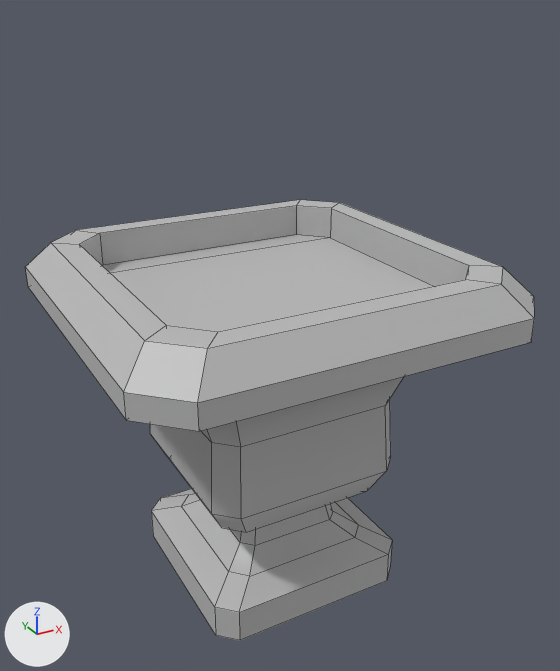
An edit to the FBX model Project/RogueLike-SmoothBrain/Assets/SampleSceneAssets/Art/Meshs/Dungeon_Room/Meshes/MESH_FlowerPot.fbx, drawn before and after from the same camera.
Both versions are drawn from a camera (50 mm lens) standing at (-0.01036, -0.0197, 0.01808) and looking at (0.00032, -0.00028, 0.00837). Arrows for +X, +Y and +Z are at lower left; the lights stay in place. Mesh edges are drawn as thin lines. Where no turn or scale is listed for an object, it has been applied to the vertices.

The older version as bpy lines, for what is in view:
```python
me_mesh = bpy.data.meshes.new('Mesh')
me_mesh.from_pydata(...)  # 136 vertices, 123 faces; spans x -0.0061..0.0061, y -0.0061..0.0061, z 0.0..0.01098
me_mesh.materials.append(mat_mat_wallfountain_flowerpot_tablefeast_tablecloth_plate_tankard)  # grey #bcbcbc
ob_mesh_flowerpot = bpy.data.objects.new('MESH_FlowerPot', me_mesh)
ob_mesh_flowerpot.location = (0.0, 0.0, 0.0)
```
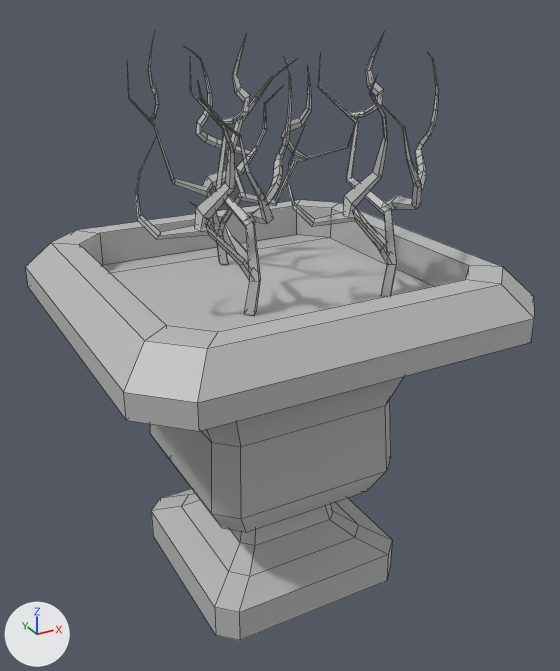
Boxes (x1, y1, x2, y2) around the edits, measured in the pictures (560 x 671 px):
'MESH_FlowerPot', reshaped (38% taller): before (25, 200, 534, 641); after (25, 33, 534, 641)
part 1 of me_mesh, added: after (127, 33, 439, 316)

What the commit changed:
me_mesh is used by ob_mesh_flowerpot; location (0.0, 0.0, 0.0).
me_mesh had 136 vertices, 123 faces and spanned x -0.0061..0.0061, y -0.0061..0.0061, z 0.0..0.01098.
me_mesh now has 816 vertices, 717 faces and spans x -0.0061..0.0061, y -0.0061..0.0061, z 0.0..0.01715.
me_mesh part 1: 680 vertices added at x -0.00414..0.00398, y -0.00382..0.00387, z 0.00991..0.01715.
